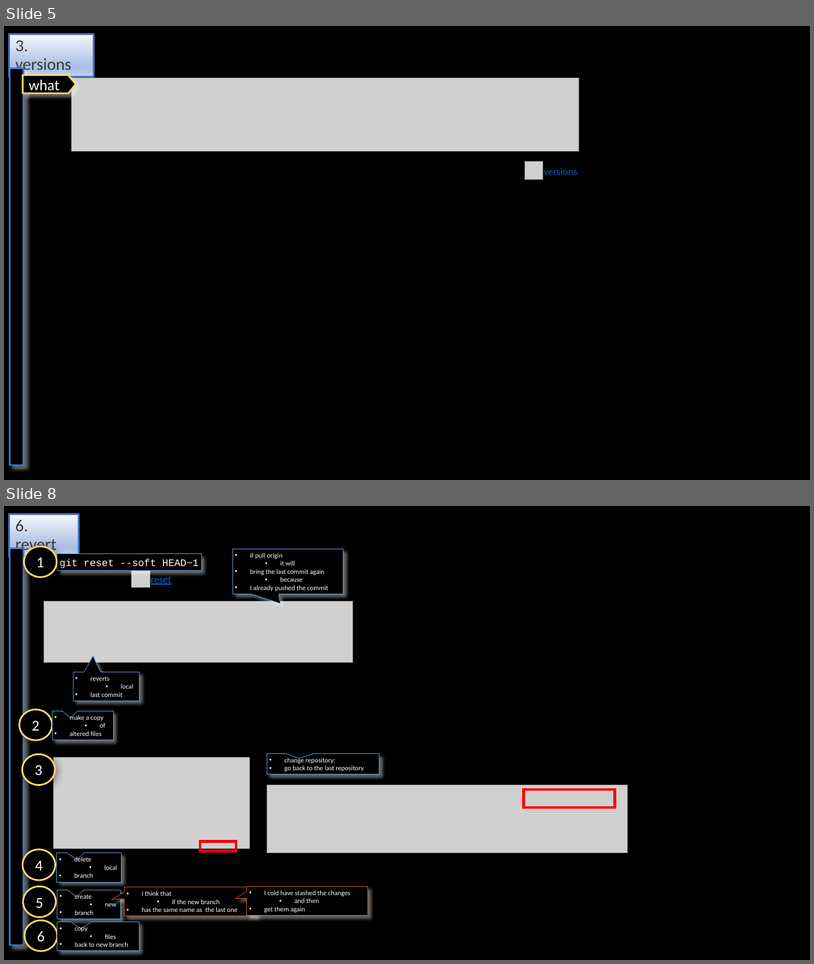
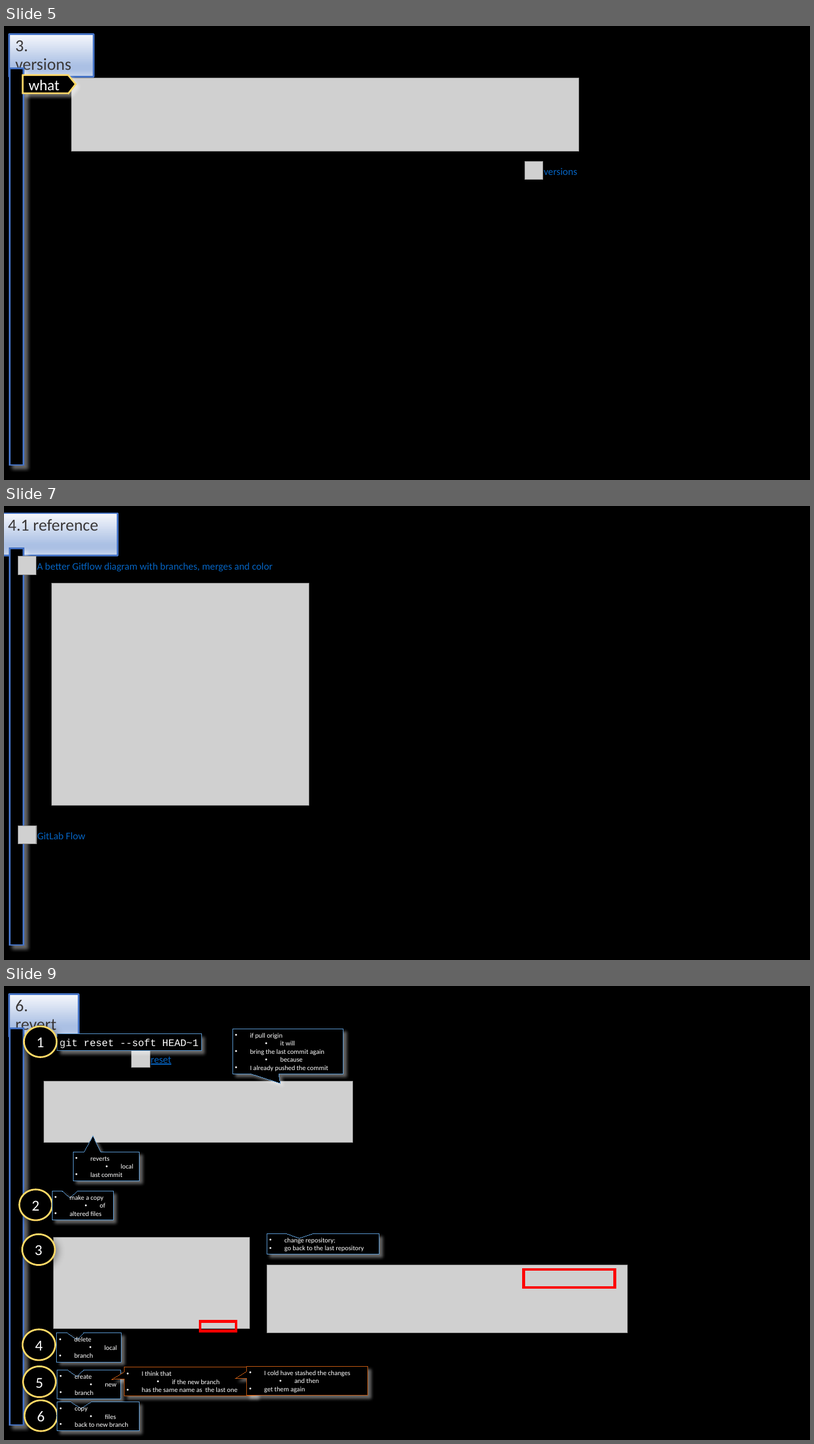
Before and after one commit to 1010836/portfolio, a slide deck: git/git.odp. Shown one above the other, each under a label of ours: slides 5 and 8 before the commit, slides 5, 7 and 9 after it; the slides between them are not shown. The pictures are 814x964 and 814x1444 pixels, drawn with LibreOffice and Linux fonts; fonts in the diff are those of the drawing; grey boxes stand for pictures. Boxes give left, top, right and bottom in pixels: in the first picture for what was removed or moved away, otherwise in the second. Text is boxed around its words. In the diff, an @@ line names an element or a change of style, - is before the commit and + after.

```diff
--- a/git/git.odp
+++ b/git/git.odp
@@ slide 7 added at box(4, 506, 810, 960), background #000000 @@
@@ title added at box(4, 513, 118, 537), fill gradient #F6F8FC to #ABC0E4 to #C7D5ED, outline #4472C4 2.01 pt, 20 pt, text #3B3838 @@
+4.1 reference
@@ rectangle added at box(9, 549, 23, 945), fill #000000, outline #4472C4 2.01 pt @@
@@ picture added at box(18, 556, 36, 574) @@
@@ text added at box(37, 562, 273, 571), 12 pt, text #0563C1 @@
+A better Gitflow diagram with branches, merges and color
@@ picture added at box(52, 583, 309, 805) @@
@@ picture added at box(18, 825, 36, 844) @@
@@ text added at box(38, 832, 85, 839), 12 pt, text #0563C1 @@
+GitLab Flow
@@ what was slide 8 is now slide 9 @@
```
Also in this commit, not shown: 2 slides changed, 2 other slides added, 2 slides removed, 9 other files.
